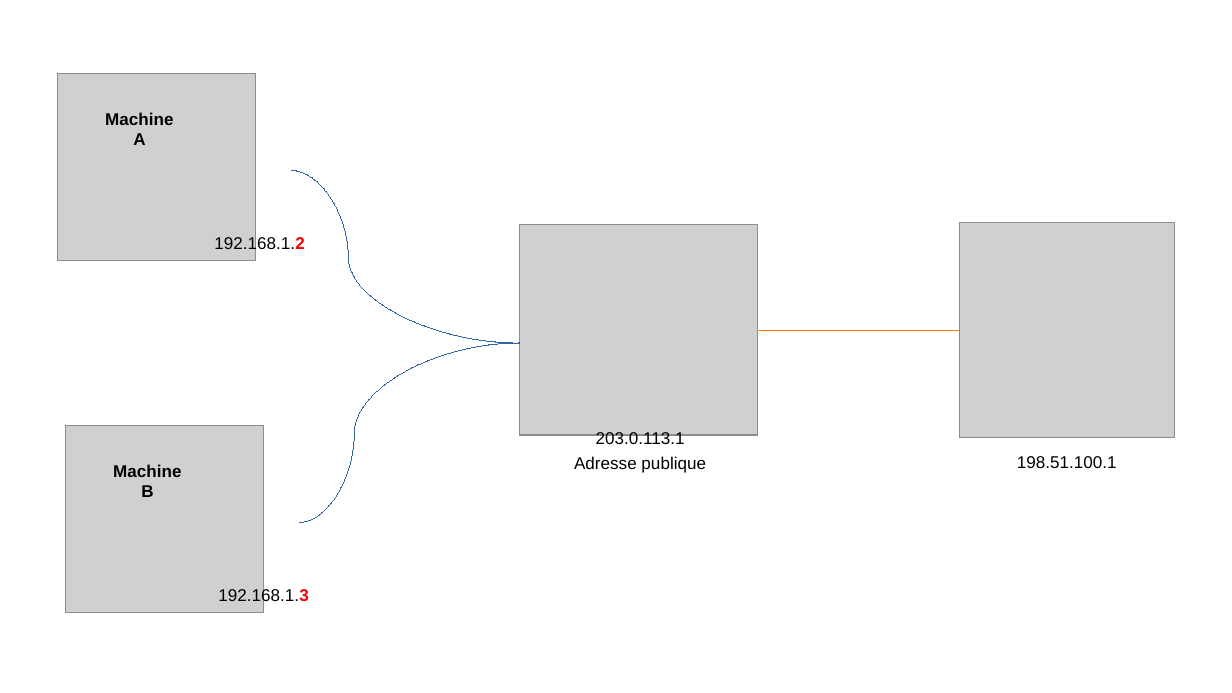
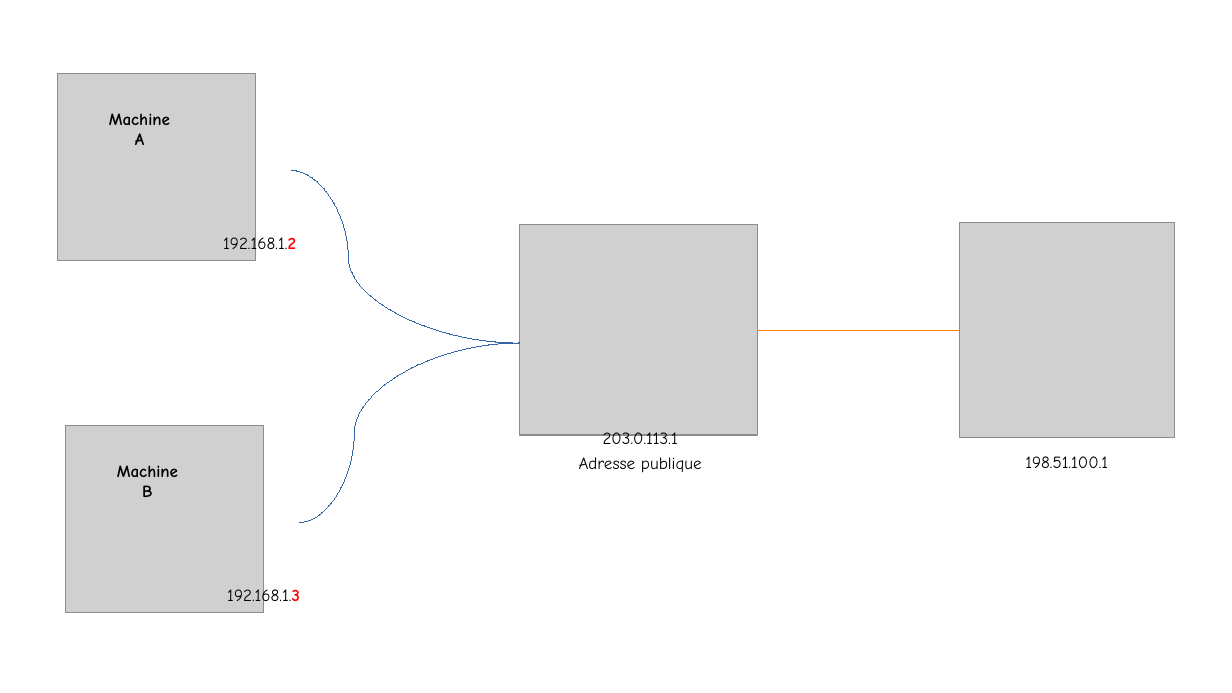
Before and after one commit to namnetes/tiddlywiki, a slide deck: slide 1 of wiki/media/virtualisation/kvm/nat-bridge/nat-bridge.odp. Drawn at 1232x693 pixels with LibreOffice and Linux fonts; fonts in the diff are those of the drawing; grey boxes stand for pictures. Boxes give left, top, right and bottom in pixels: in the first picture for what was removed or moved away, otherwise in the second. Text is boxed around its words. In the diff, an @@ line names an element or a change of style, - is before the commit and + after.

```diff
--- a/wiki/media/virtualisation/kvm/nat-bridge/nat-bridge.odp
+++ b/wiki/media/virtualisation/kvm/nat-bridge/nat-bridge.odp
@@ font Arial to Comic Neue in 6 elements at box(223, 235, 296, 256), box(227, 586, 300, 607), box(579, 429, 702, 473), box(1025, 456, 1108, 468), box(117, 465, 178, 497), box(109, 113, 170, 145) @@
```
Also in this commit, not shown: 1 other slide changed, 2 slides added, 13 other files.
